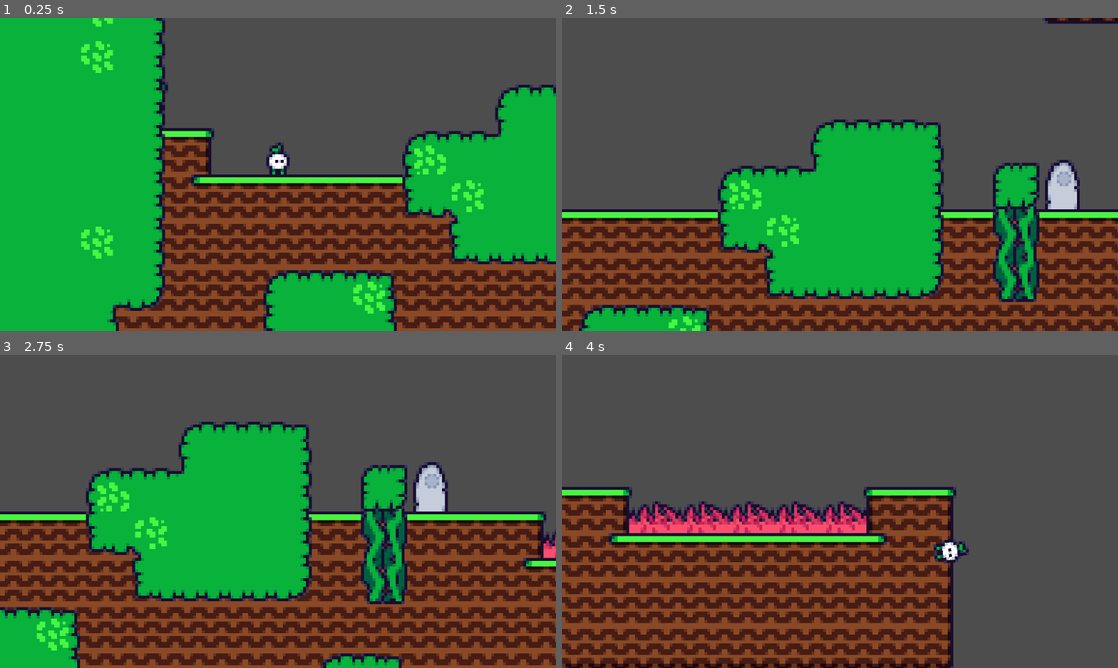
Above: before the commit, frames 1-4 (two rows, left to right).
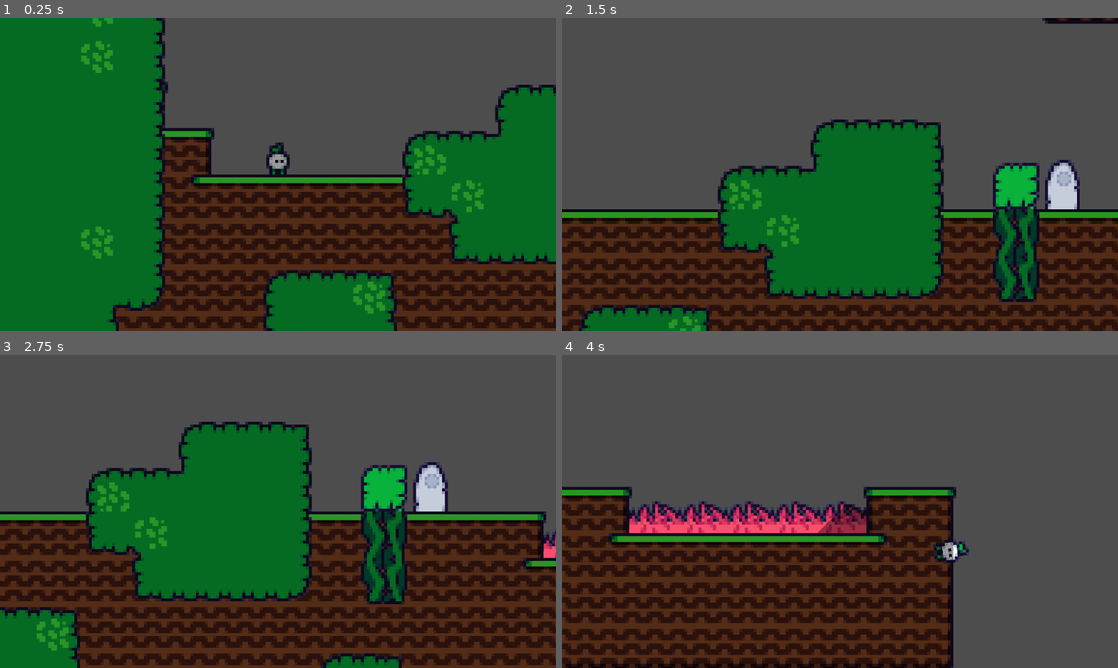
Above: after the commit, the same moments.

Repository: mageowl/waterfall
Game: Godot game, scene res://scenes/world/world.tscn
Two runs of this game, one before a commit and one after it. Both use one fixed random seed, a clock stepped at 60 frames per second and the inputs below.
Inputs (mouse positions are in pixels of both pictures, inside the frame that each line leads up to):
- Up to frame 1 (0.25 s): no input
- Up to frame 2 (1.5 s): tap Enter at 0.5 s; move the mouse to (962, 158) at 0.52 s; hold S (crouch) 0.53-1.28 s; hold D (right) from 0.53 s (still down); tap W (jump) at 0.77 s; move the mouse to (728, 190) at 1.27 s; click (728, 190) at 1.35 s
- Up to frame 3 (2.75 s): tap W (jump) at 1.52 s; move the mouse to (333, 442) at 2.02 s; release D (right) at 2.03 s; hold A (left) from 2.03 s (still down); hold S (crouch) from 2.03 s (still down)
- Up to frame 4 (4 s): move the mouse to (812, 574) at 2.77 s; release A (left) at 2.78 s; release S (crouch) at 2.78 s; hold D (right) from 2.78 s (still down); click (812, 574) at 2.85 s; tap W (jump) at 3.02, 3.77 s; move the mouse to (1006, 558) at 3.52 s; hold S (crouch) from 3.53 s (still down)

The runs differ from the first frame. In frame 1, 69% of the frame differs, in the area x 0-100%, y 0-100%; in frame 2, 45%; in frame 3, 55%; in frame 4, 33%.

Commit message:
start adding light to scene

Diff:
--- a/scenes/world/tileset.tres
+++ b/scenes/world/tileset.tres
@@ -1,9 +1,72 @@
-[gd_resource type="TileSet" load_steps=9 format=3 uid="uid://bkgvuqbkay4tm"]
+[gd_resource type="TileSet" load_steps=30 format=3 uid="uid://bkgvuqbkay4tm"]
 
 [ext_resource type="Texture2D" uid="uid://hwp8sjmhsx6b" path="res://scenes/world/grass_tileset.png" id="1_bpop8"]
 [ext_resource type="Texture2D" uid="uid://b8bqaun6kstmp" path="res://scenes/world/foliage_tileset.png" id="2_ql4ub"]
 [ext_resource type="PackedScene" uid="uid://dymwq0qfowo6v" path="res://scenes/anchor/anchor.tscn" id="3_rlq28"]
 [ext_resource type="Texture2D" uid="uid://b48124ktaykqj" path="res://scenes/world/crystal_tileset.png" id="4_imsax"]
+
+[sub_resource type="OccluderPolygon2D" id="OccluderPolygon2D_lfsr0"]
+polygon = PackedVector2Array(8, -8, -8, -8, -7, 8, 8, 8)
+
+[sub_resource type="OccluderPolygon2D" id="OccluderPolygon2D_hqyjg"]
+polygon = PackedVector2Array(8, -8, -7, -8, -7, 8, 8, 8)
+
+[sub_resource type="OccluderPolygon2D" id="OccluderPolygon2D_wgehq"]
+polygon = PackedVector2Array(8, -8, -7, -8, -7, 8, 8, 8)
+
+[sub_resource type="OccluderPolygon2D" id="OccluderPolygon2D_y4arb"]
+polygon = PackedVector2Array(8, -8, -8, -8, -7, 8, 8, 8)
+
+[sub_resource type="OccluderPolygon2D" id="OccluderPolygon2D_0cyig"]
+polygon = PackedVector2Array(-8, -8, 8, -8, 8, 8, -8, 8)
+
+[sub_resource type="OccluderPolygon2D" id="OccluderPolygon2D_uhfld"]
+polygon = PackedVector2Array(-8, -8, 8, -8, 8, 8, -8, 8)
+
+[sub_resource type="OccluderPolygon2D" id="OccluderPolygon2D_4egkh"]
+polygon = PackedVector2Array(-8, -8, 8, -8, 8, 8, -8, 8)
+
+[sub_resource type="OccluderPolygon2D" id="OccluderPolygon2D_kpl7k"]
+polygon = PackedVector2Array(-8, -8, 8, -8, 7, 8, -8, 8)
+
+[sub_resource type="OccluderPolygon2D" id="OccluderPolygon2D_sp1q6"]
+polygon = PackedVector2Array(-8, -8, 7, -8, 7, 8, -8, 8)
+
+[sub_resource type="OccluderPolygon2D" id="OccluderPolygon2D_yy0ce"]
+polygon = PackedVector2Array(-8, -8, 7, -8, 7, 8, -8, 8)
+
+[sub_resource type="OccluderPolygon2D" id="OccluderPolygon2D_u7qdy"]
+polygon = PackedVector2Array(-8, -8, 8, -8, 7, 8, -7, 8)
+
+[sub_resource type="OccluderPolygon2D" id="OccluderPolygon2D_qljb7"]
+polygon = PackedVector2Array(-8, -8, 8, -8, 7, 8, -7, 8)
+
+[sub_resource type="OccluderPolygon2D" id="OccluderPolygon2D_nkjdd"]
+polygon = PackedVector2Array(-7, -8, 7, -8, 7, 8, -7, 8)
+
+[sub_resource type="OccluderPolygon2D" id="OccluderPolygon2D_5oyhp"]
+polygon = PackedVector2Array(-7, -8, 7, -8, 7, 8, -7, 8)
+
+[sub_resource type="OccluderPolygon2D" id="OccluderPolygon2D_u8tj7"]
+polygon = PackedVector2Array(-8, -8, 8, -8, 7, 8, -7, 8)
+
+[sub_resource type="OccluderPolygon2D" id="OccluderPolygon2D_q2u16"]
+polygon = PackedVector2Array(-8, -8, 8, -8, 8, 8, -8, 8)
+
+[sub_resource type="OccluderPolygon2D" id="OccluderPolygon2D_cnysx"]
+polygon = PackedVector2Array(-8, -8, 8, -8, 8, 8, -8, 8)
+
+[sub_resource type="OccluderPolygon2D" id="OccluderPolygon2D_g4dur"]
+polygon = PackedVector2Array(-8, -8, 8, -8, 8, 8, -8, 8)
+
+[sub_resource type="OccluderPolygon2D" id="OccluderPolygon2D_5ommo"]
+polygon = PackedVector2Array(-8, -8, 8, -8, 8, 8, -8, 8)
+
+[sub_resource type="OccluderPolygon2D" id="OccluderPolygon2D_ngesu"]
+polygon = PackedVector2Array(-8, -8, 8, -8, 7, 8, -8, 8)
+
+[sub_resource type="OccluderPolygon2D" id="OccluderPolygon2D_3x3ck"]
+polygon = PackedVector2Array(8, -8, -8, -8, -7, 8, 8, 8)
 
 [sub_resource type="TileSetAtlasSource" id="TileSetAtlasSource_rlglt"]
 resource_name = "grass"
@@ -11,6 +74,7 @@
 0:0/0 = 0
 0:0/0/terrain_set = 0
 0:0/0/terrain = 0
+0:0/0/occlusion_layer_0/polygon = SubResource("OccluderPolygon2D_lfsr0")
 0:0/0/physics_layer_0/linear_velocity = Vector2(0, 0)
 0:0/0/physics_layer_0/angular_velocity = 0.0
 0:0/0/physics_layer_0/polygon_0/points = PackedVector2Array(-8, -8, 8, -8, 8, 8, -7, 8)
@@ -22,6 +86,7 @@
 1:0/0 = 0
 1:0/0/terrain_set = 0
 1:0/0/terrain = 0
+1:0/0/occlusion_layer_0/polygon = SubResource("OccluderPolygon2D_0cyig")
 1:0/0/physics_layer_0/linear_velocity = Vector2(0, 0)
 1:0/0/physics_layer_0/angular_velocity = 0.0
 1:0/0/physics_layer_0/polygon_0/points = PackedVector2Array(-8, -8, 8, -8, 8, 8, -8, 8)
@@ -35,6 +100,7 @@
 2:0/0 = 0
 2:0/0/terrain_set = 0
 2:0/0/terrain = 0
+2:0/0/occlusion_layer_0/polygon = SubResource("OccluderPolygon2D_kpl7k")
 2:0/0/physics_layer_0/linear_velocity = Vector2(0, 0)
 2:0/0/physics_layer_0/angular_velocity = 0.0
 2:0/0/physics_layer_0/polygon_0/points = PackedVector2Array(-8, -8, 8, -8, 7, 8, -8, 8)
@@ -46,6 +112,7 @@
 3:0/0 = 0
 3:0/0/terrain_set = 0
 3:0/0/terrain = 0
+3:0/0/occlusion_layer_0/polygon = SubResource("OccluderPolygon2D_qljb7")
 3:0/0/physics_layer_0/linear_velocity = Vector2(0, 0)
 3:0/0/physics_layer_0/angular_velocity = 0.0
 3:0/0/physics_layer_0/polygon_0/points = PackedVector2Array(-8, -8, 8, -8, 7, 8, -7, 8)
@@ -55,6 +122,7 @@
 4:0/0 = 0
 4:0/0/terrain_set = 0
 4:0/0/terrain = 0
+4:0/0/occlusion_layer_0/polygon = SubResource("OccluderPolygon2D_q2u16")
 4:0/0/physics_layer_0/linear_velocity = Vector2(0, 0)
 4:0/0/physics_layer_0/angular_velocity = 0.0
 4:0/0/physics_layer_0/polygon_0/points = PackedVector2Array(-8, -8, 8, -8, 8, 8, -8, 8)
@@ -70,6 +138,7 @@
 5:0/0 = 0
 5:0/0/terrain_set = 0
 5:0/0/terrain = 0
+5:0/0/occlusion_layer_0/polygon = SubResource("OccluderPolygon2D_g4dur")
 5:0/0/physics_layer_0/linear_velocity = Vector2(0, 0)
 5:0/0/physics_layer_0/angular_velocity = 0.0
 5:0/0/physics_layer_0/polygon_0/points = PackedVector2Array(-8, -8, 8, -8, 8, 8, -8, 8)
@@ -85,6 +154,7 @@
 0:1/0 = 0
 0:1/0/terrain_set = 0
 0:1/0/terrain = 0
+0:1/0/occlusion_layer_0/polygon = SubResource("OccluderPolygon2D_hqyjg")
 0:1/0/physics_layer_0/linear_velocity = Vector2(0, 0)
 0:1/0/physics_layer_0/angular_velocity = 0.0
 0:1/0/physics_layer_0/polygon_0/points = PackedVector2Array(-7, -8, 8, -8, 8, 8, -7, 8)
@@ -114,6 +184,7 @@
 2:1/0 = 0
 2:1/0/terrain_set = 0
 2:1/0/terrain = 0
+2:1/0/occlusion_layer_0/polygon = SubResource("OccluderPolygon2D_sp1q6")
 2:1/0/physics_layer_0/linear_velocity = Vector2(0, 0)
 2:1/0/physics_layer_0/angular_velocity = 0.0
 2:1/0/physics_layer_0/polygon_0/points = PackedVector2Array(-8, -8, 7, -8, 7, 8, -8, 8)
@@ -127,6 +198,7 @@
 3:1/0 = 0
 3:1/0/terrain_set = 0
 3:1/0/terrain = 0
+3:1/0/occlusion_layer_0/polygon = SubResource("OccluderPolygon2D_nkjdd")
 3:1/0/physics_layer_0/linear_velocity = Vector2(0, 0)
 3:1/0/physics_layer_0/angular_velocity = 0.0
 3:1/0/physics_layer_0/polygon_0/points = PackedVector2Array(-7, -8, 7, -8, 7, 8, -7, 8)
@@ -137,6 +209,7 @@
 4:1/0 = 0
 4:1/0/terrain_set = 0
 4:1/0/terrain = 0
+4:1/0/occlusion_layer_0/polygon = SubResource("OccluderPolygon2D_cnysx")
 4:1/0/physics_layer_0/linear_velocity = Vector2(0, 0)
 4:1/0/physics_layer_0/angular_velocity = 0.0
 4:1/0/physics_layer_0/polygon_0/points = PackedVector2Array(-8, -8, 8, -8, 8, 8, -8, 8)
@@ -152,6 +225,7 @@
 5:1/0 = 0
 5:1/0/terrain_set = 0
 5:1/0/terrain = 0
+5:1/0/occlusion_layer_0/polygon = SubResource("OccluderPolygon2D_5ommo")
 5:1/0/physics_layer_0/linear_velocity = Vector2(0, 0)
 5:1/0/physics_layer_0/angular_velocity = 0.0
 5:1/0/physics_layer_0/polygon_0/points = PackedVector2Array(-8, -8, 8, -8, 8, 8, -8, 8)
@@ -167,6 +241,7 @@
 0:2/0 = 0
 0:2/0/terrain_set = 0
 0:2/0/terrain = 0
+0:2/0/occlusion_layer_0/polygon = SubResource("OccluderPolygon2D_wgehq")
 0:2/0/physics_layer_0/linear_velocity = Vector2(0, 0)
 0:2/0/physics_layer_0/angular_velocity = 0.0
 0:2/0/physics_layer_0/polygon_0/points = PackedVector2Array(-7, -8, 8, -8, 8, 8, -7, 8)
@@ -178,6 +253,7 @@
 1:2/0 = 0
 1:2/0/terrain_set = 0
 1:2/0/terrain = 0
+1:2/0/occlusion_layer_0/polygon = SubResource("OccluderPolygon2D_uhfld")
 1:2/0/physics_layer_0/linear_velocity = Vector2(0, 0)
 1:2/0/physics_layer_0/angular_velocity = 0.0
 1:2/0/physics_layer_0/polygon_0/points = PackedVector2Array(-8, -8, 8, -8, 8, 8, -8, 8)
@@ -191,6 +267,7 @@
 2:2/0 = 0
 2:2/0/terrain_set = 0
 2:2/0/terrain = 0
+2:2/0/occlusion_layer_0/polygon = SubResource("OccluderPolygon2D_yy0ce")
 2:2/0/physics_layer_0/linear_velocity = Vector2(0, 0)
 2:2/0/physics_layer_0/angular_velocity = 0.0
 2:2/0/physics_layer_0/polygon_0/points = PackedVector2Array(-8, -8, 7, -8, 7, 8, -8, 8)
@@ -202,6 +279,7 @@
 3:2/0 = 0
 3:2/0/terrain_set = 0
 3:2/0/terrain = 0
+3:2/0/occlusion_layer_0/polygon = SubResource("OccluderPolygon2D_5oyhp")
 3:2/0/physics_layer_0/linear_velocity = Vector2(0, 0)
 3:2/0/physics_layer_0/angular_velocity = 0.0
 3:2/0/physics_layer_0/polygon_0/points = PackedVector2Array(-7, -8, 7, -8, 7, 8, -7, 8)
@@ -211,6 +289,7 @@
 0:3/0 = 0
 0:3/0/terrain_set = 0
 0:3/0/terrain = 0
+0:3/0/occlusion_layer_0/polygon = SubResource("OccluderPolygon2D_y4arb")
 0:3/0/physics_layer_0/linear_velocity = Vector2(0, 0)
 0:3/0/physics_layer_0/angular_velocity = 0.0
 0:3/0/physics_layer_0/polygon_0/points = PackedVector2Array(-8, -8, 8, -8, 8, 8, -7, 8)
@@ -220,6 +299,7 @@
 1:3/0 = 0
 1:3/0/terrain_set = 0
 1:3/0/terrain = 0
+1:3/0/occlusion_layer_0/polygon = SubResource("OccluderPolygon2D_4egkh")
 1:3/0/physics_layer_0/linear_velocity = Vector2(0, 0)
 1:3/0/physics_layer_0/angular_velocity = 0.0
 1:3/0/physics_layer_0/polygon_0/points = PackedVector2Array(-8, -8, 8, -8, 8, 8, -8, 8)
@@ -230,6 +310,7 @@
 2:3/0 = 0
 2:3/0/terrain_set = 0
 2:3/0/terrain = 0
+2:3/0/occlusion_layer_0/polygon = SubResource("OccluderPolygon2D_u7qdy")
 2:3/0/physics_layer_0/linear_velocity = Vector2(0, 0)
 2:3/0/physics_layer_0/angular_velocity = 0.0
 2:3/0/physics_layer_0/polygon_0/points = PackedVector2Array(-8, -8, 8, -8, 7, 8, -8, 8)
@@ -239,6 +320,7 @@
 3:3/0 = 0
 3:3/0/terrain_set = 0
 3:3/0/terrain = 0
+3:3/0/occlusion_layer_0/polygon = SubResource("OccluderPolygon2D_u8tj7")
 3:3/0/physics_layer_0/linear_velocity = Vector2(0, 0)
 3:3/0/physics_layer_0/angular_velocity = 0.0
 3:3/0/physics_layer_0/polygon_0/points = PackedVector2Array(-8, -8, 8, -8, 7, 8, -7, 8)
@@ -247,6 +329,7 @@
 6:0/0 = 0
 6:0/0/terrain_set = 0
 6:0/0/terrain = 0
+6:0/0/occlusion_layer_0/polygon = SubResource("OccluderPolygon2D_ngesu")
 6:0/0/physics_layer_0/linear_velocity = Vector2(0, 0)
 6:0/0/physics_layer_0/angular_velocity = 0.0
 6:0/0/physics_layer_0/polygon_0/points = PackedVector2Array(-8, -8, 8, -8, 8, 8, -8, 8)
@@ -259,6 +342,7 @@
 7:0/0 = 0
 7:0/0/terrain_set = 0
 7:0/0/terrain = 0
+7:0/0/occlusion_layer_0/polygon = SubResource("OccluderPolygon2D_3x3ck")
 7:0/0/physics_layer_0/linear_velocity = Vector2(0, 0)
 7:0/0/physics_layer_0/angular_velocity = 0.0
 7:0/0/physics_layer_0/polygon_0/points = PackedVector2Array(-8, -8, 8, -8, 8, 8, -8, 8)
@@ -928,6 +1012,7 @@
 4:1/0/terrains_peering_bit/top_side = 2
 
 [resource]
+occlusion_layer_0/light_mask = 1
 physics_layer_0/collision_layer = 1
 physics_layer_1/collision_layer = 2
 terrain_set_0/mode = 0
--- a/scenes/world/world.tscn
+++ b/scenes/world/world.tscn
@@ -22,11 +22,11 @@
 layer_1/tile_data = PackedInt32Array(9, 327681, 2, -65527, 327681, 1, -131063, 327681, 1, -196599, 327681, 0, 8, 262145 …(3901 unchanged characters)…
 
 [node name="DirectionalLight2D" type="DirectionalLight2D" parent="."]
-position = Vector2(71, -43)
+position = Vector2(128, -83)
 rotation = 0.785398
-energy = 0.0
+blend_mode = 2
 shadow_enabled = true
-shadow_color = Color(0, 0, 0, 0.458824)
+shadow_color = Color(0, 0, 0, 0.4)
 height = 1.0
 
 [connection signal="body_entered" from="TileMap/Anchor" to="TileMap/Anchor" method="_on_body_entered" flags=18]
